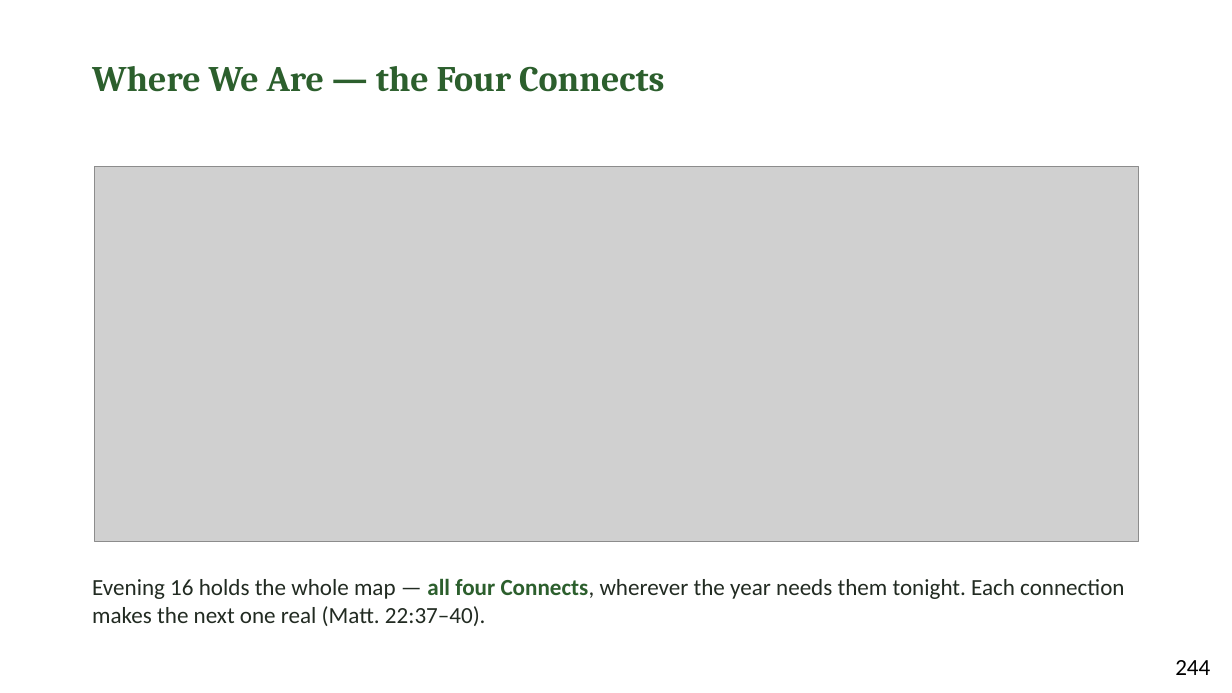
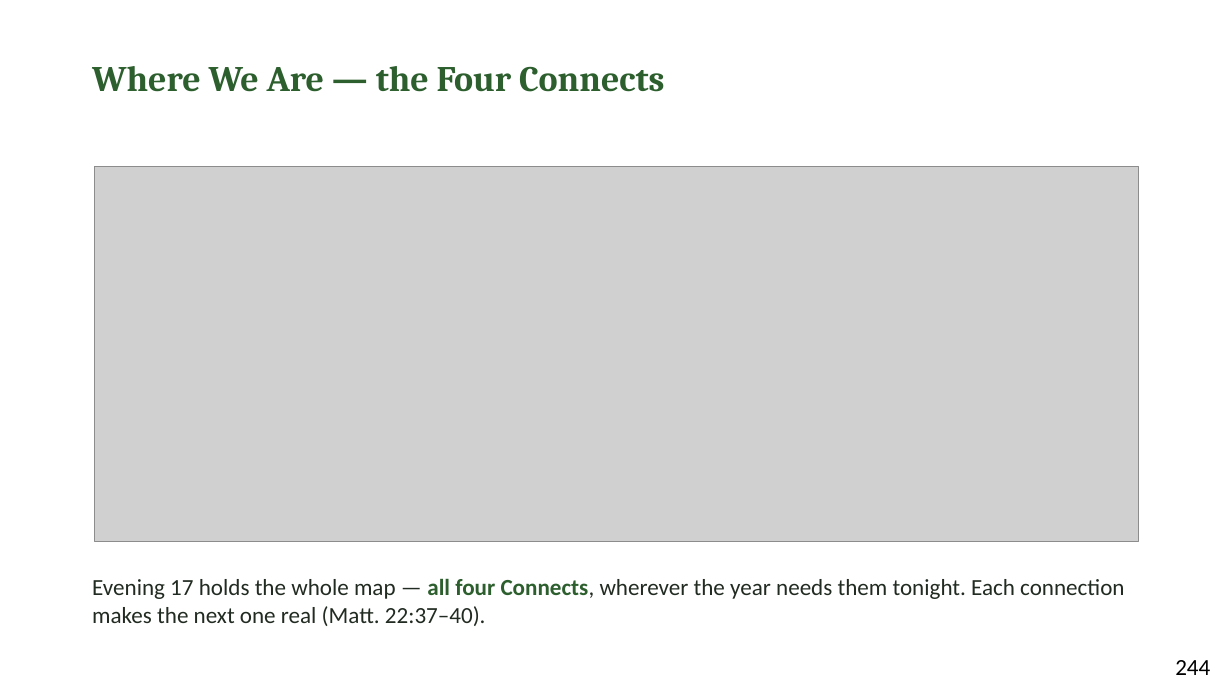
Before and after one commit to jgtittle-ministries/fellowship-of-the-heart-pilot-at-cca-dev, a slide deck: slide 3 of _implementation-notes/evening-series/FotH Evening Session 17 Slides DRAFT v1.pptx. Drawn at 1232x693 pixels with LibreOffice and Linux fonts; fonts in the diff are those of the drawing; grey boxes stand for pictures. Boxes give left, top, right and bottom in pixels: in the first picture for what was removed or moved away, otherwise in the second. Text is boxed around its words. In the diff, an @@ line names an element or a change of style, - is before the commit and + after.

```diff
--- a/_implementation-notes/evening-series/FotH Evening Session 17 Slides DRAFT v1.pptx
+++ b/_implementation-notes/evening-series/FotH Evening Session 17 Slides DRAFT v1.pptx
@@ text at [92, 578, 1124, 626]: text changed @@
-Evening 16 holds the whole map — all four Connects, wherever the year needs them tonight. Each connection makes the next one real (Matt. 22:37–40).
+Evening 17 holds the whole map — all four Connects, wherever the year needs them tonight. Each connection makes the next one real (Matt. 22:37–40).
```
Also in this commit, not shown: 4 other slides changed, 52 other files.
